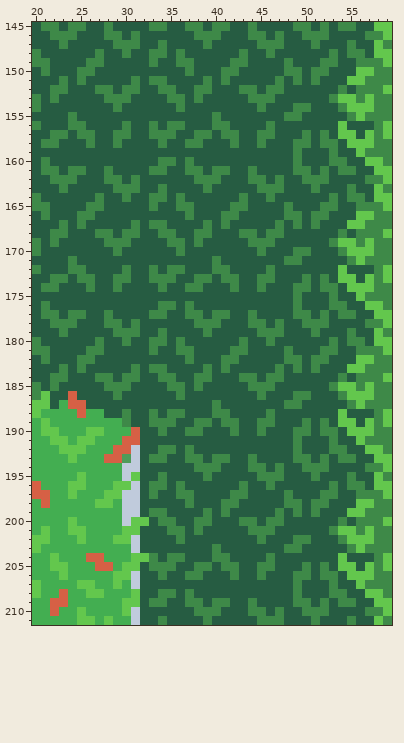
Pixel-art file, stored at Loot&Lunch/Area-verde/areaverde-completa.ase. Above: the version before the commit.
640x360 pixels, 1 frame. Colours within 5 levels of each other are drawn and written as one. Shown: x 20..59, y 145..211.
After:
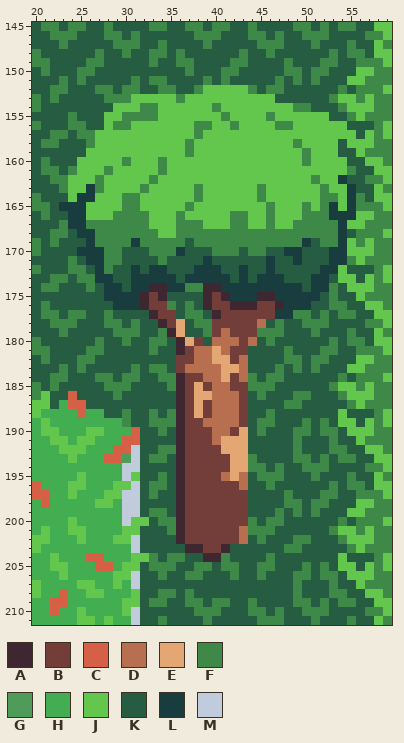
Palette (. is transparent): A #3e2731  B #733e39  C #d66045  D #b86f50  E #e4a672  F #3e8948  G #4f9b59  H #43ae51  J #63c74d  K #265c42  L #193c3e  M #c0cbdc
What changed:
layer "arvores" added
Changed rows in their new state; - is an unchanged pixel.
Layer "arvores":
first column x 23:
152 ----------------JJJJJ------------
153 --------JJJJJ-JJJJJJJJJJ---------
154 ------JJJFFJJJJJJFJJJJJJJJ-------
155 -----JJFFFFJJJJJJJFJJJJFJJJJJJ---
156 -----JF-JJJJJJJFFJJFJJJJFFJJJJJ--
157 ----JJJJJJJJJJJ-JJJJJJJJJJJJJJJ--
158 ----JJJJJJJJJJ-JJJJJJJJJJJ-JJJJ--
159 ---JJJJJJJJJJJFJJJJJJJJJJJJFJJJ--
160 --JJJJJFJJJ-JJJJJJJJJJJJJJJFJJJJ-
161 --JJJ-JJJJJ-JJJJJJJJJJJJJJJJJJJJ-
162 -JJJFJJJJJFJJJJJJJJJJJJJJJJJ-JJL-
163 -JJLFJJJJFJJJJJFJJJJJJ-JJJJJJFJJL
164 -JLLJJJ-FJJJJJJFJJJJJJFJJJJJJF-JL
165 LLLJJJJFFJJJJJ-JJJJJJJJFJJJFJ-LJL
166 -LLJJJFFFFJJJFJJJJJ-FJJFJJJF--LLL
167 -LLFFFFF-FJJJFFFJJJFFJJFJJ-F-FFL-
168 --LL--F--FFJJFF--FFF--F--FFFFFFL-
169 ---LF---LFFF----FFFFF---FFFL-F-L-
170 --LLLF----FFFL---FFF-F---LLK--LL-
171 ---LLFF----F----LK-----L-KL---LL-
172 ----LF-KL-LLKK-LLLK-L--L-----LL--
173 ----LLKKLLLLL-LLLLLKL-LLL--KLL---
174 -----LL-LLAALL--AALLLLLLLLLKLL---
175 -----LLLLABA----ABALLLAALLLLL----
176 ------LLLABB----ABBAAABBALLL-----
177 ----------ABB----ABBBBBBLL-------
178 -----------ABE---BBBBBD----------
179 ------------AE---BDBBB-----------
180 -------------AEB-DDDBD-----------
181 -------------ABDDEDBB------------
182 -------------BBDDEEBD------------
183 -------------BDDDDEED------------
184 -------------ABBDDEBD------------
185 -------------ABEBDDBB------------
186 -------------ABEEDDDB------------
187 -------------ABEBDDDB------------
188 -------------ABEBDDDB------------
189 -------------ABBDDDDB------------
190 -------------ABBBDDBE------------
191 -------------ABBBDEEE------------
192 -------------ABBBBEEE------------
193 -------------ABBBBBEE------------
194 -------------ABBBBBEE------------
195 -------------ABBBBDED------------
196 -------------ABBBBBBD------------
197 -------------ABBBBBBB------------
198 -------------ABBBBBBB------------
199 -------------ABBBBBBB------------
200 -------------ABBBBBBB------------
201 -------------ABBBBBBD------------
202 -------------ABBBBBBD------------
203 --------------AABBA--------------
204 ----------------AA---------------
Boxes around the changes in both pictures, in picture pixels (x1, y1, x2, y2):
changed: (59, 85, 356, 562)
